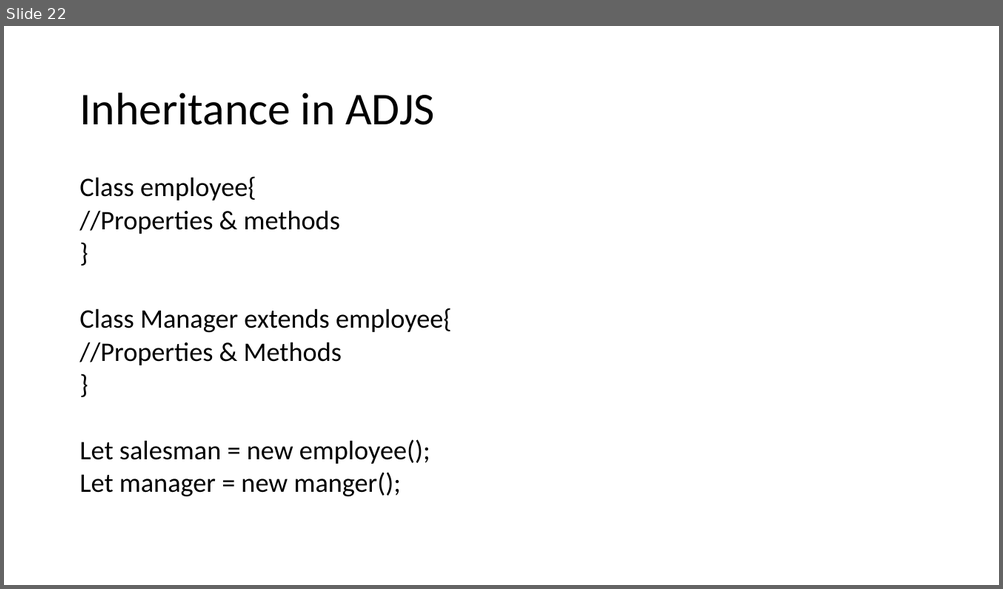
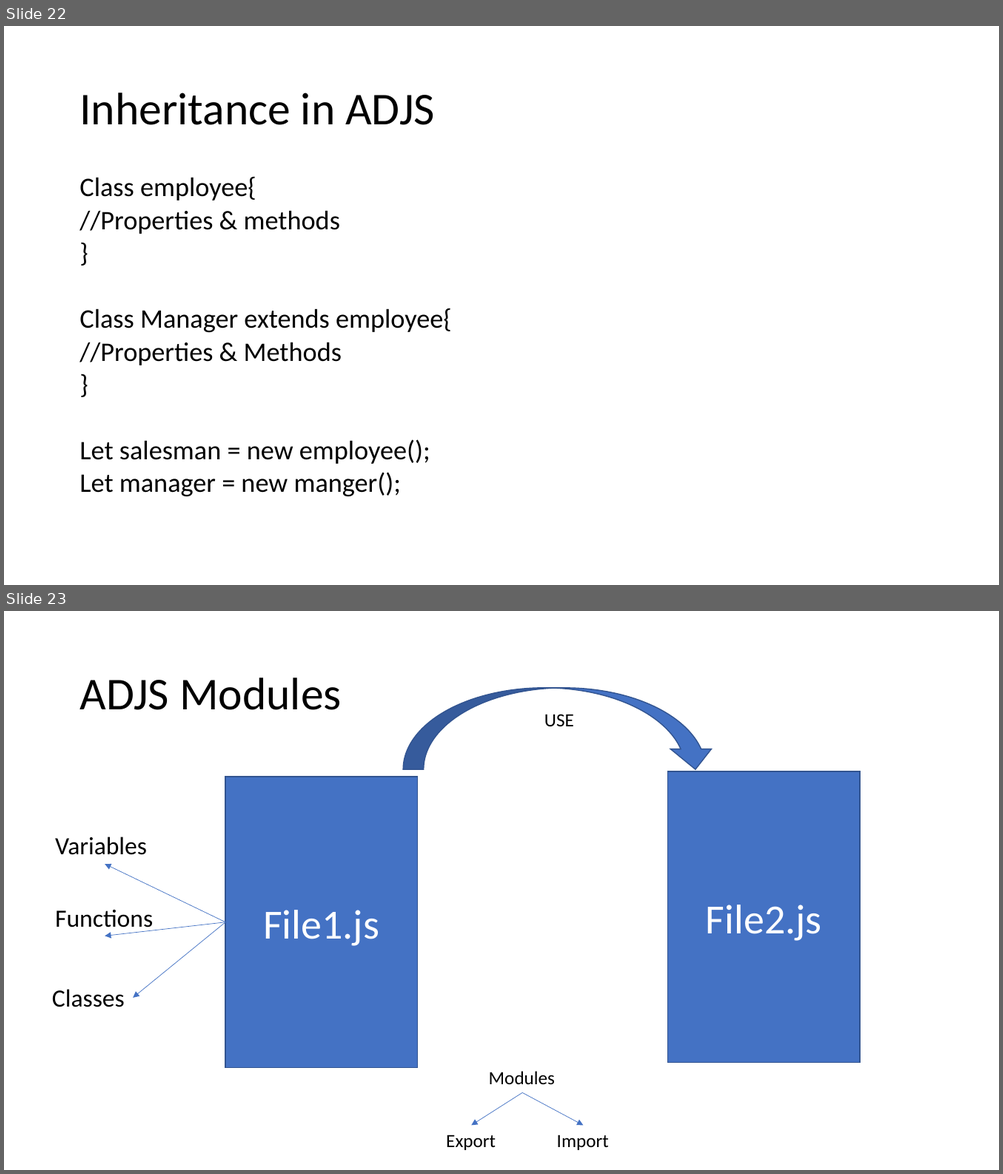
Before and after one commit to PiyushChaturvedii/Batch04, a slide deck: AdvanceJavaScript.pptx. Shown one above the other, each under a label of ours: slide 22 before the commit, slides 22 and 23 after it. The pictures are 1003x589 and 1003x1174 pixels, drawn with LibreOffice and Linux fonts; fonts in the diff are those of the drawing. Boxes give left, top, right and bottom in pixels: in the first picture for what was removed or moved away, otherwise in the second. Text is boxed around its words. In the diff, an @@ line names an element or a change of style, - is before the commit and + after.

Commit message:
Modules

```diff
--- a/AdvanceJavaScript.pptx
+++ b/AdvanceJavaScript.pptx
@@ slide 23 added at box(4, 611, 999, 1170), background #FFFFFF @@
@@ title added at box(79, 678, 341, 710), 44 pt, text #000000 @@
+ADJS Modules
@@ curved up arrow added at box(403, 688, 716, 770), fill #4472C4, outline #325491 1 pt @@
@@ text added at box(544, 714, 574, 726), 18 pt, text #000000 @@
+USE
@@ rectangle added at box(225, 777, 418, 1068), fill #4472C4, outline #325491 1 pt, 40 pt, text #FFFFFF @@
+File1.js
@@ rectangle added at box(668, 772, 859, 1062), fill #4472C4, outline #325491 1 pt, 40 pt, text #FFFFFF @@
+File2.js
@@ text added at box(55, 837, 147, 855), 24 pt, text #000000 @@
+Variables
@@ arrow added from (225, 922) to (105, 864), #4472C4 0.5 pt @@
@@ text added at box(55, 910, 153, 933), 24 pt, text #000000 @@
+Functions
@@ arrow added from (225, 922) to (105, 937), #4472C4 0.5 pt @@
@@ arrow added from (225, 922) to (133, 998), #4472C4 0.5 pt @@
@@ text added at box(52, 989, 125, 1008), 24 pt, text #000000 @@
+Classes
@@ text added at box(489, 1071, 555, 1085), 18 pt, text #000000 @@
+Modules
@@ arrow added from (523, 1093) to (471, 1126), #4472C4 0.5 pt @@
@@ arrow added from (523, 1093) to (583, 1126), #4472C4 0.5 pt @@
@@ text added at box(446, 1135, 495, 1150), 18 pt, text #000000 @@
+Export
@@ text added at box(557, 1135, 609, 1150), 18 pt, text #000000 @@
+Import
```
Also in this commit, not shown: 1 other slide added, 5 other files.
